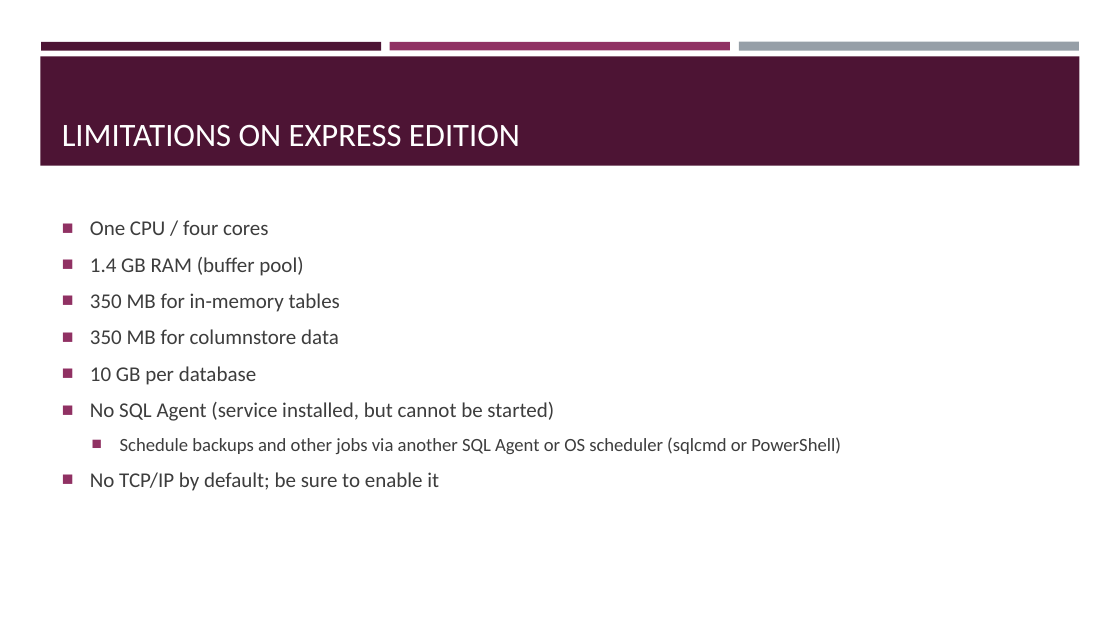
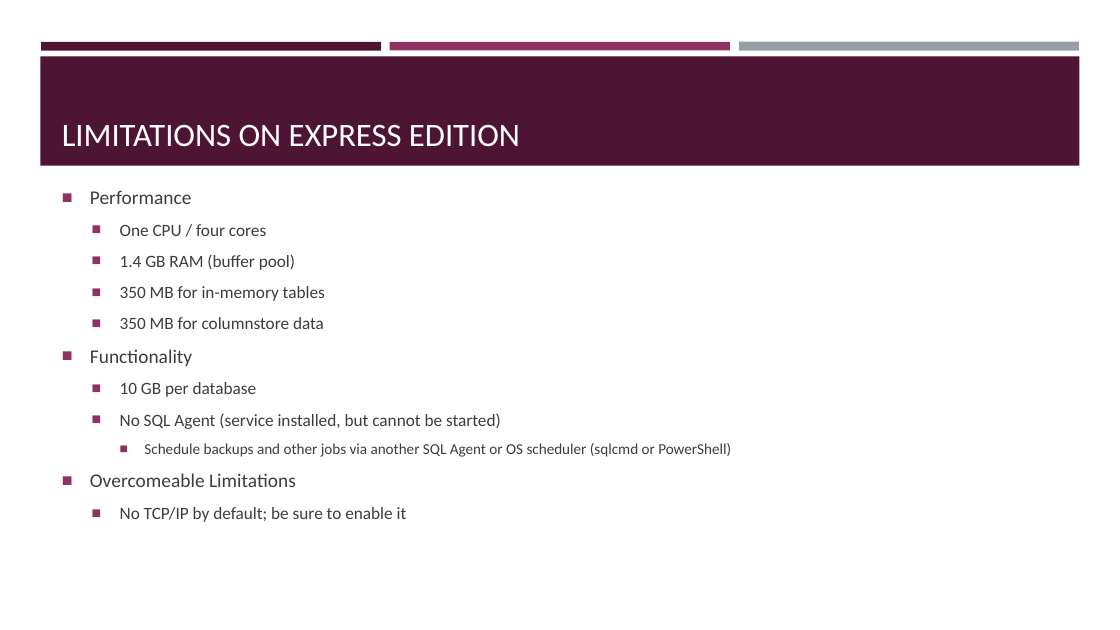
Before and after one commit to sqltran/SevenAwesomeSQLFeatures, a slide deck: slide 5 of AwesomeFreeSQLServerFeatures.pptx. Drawn at 1120x630 pixels with LibreOffice and Linux fonts; fonts in the diff are those of the drawing. Boxes give left, top, right and bottom in pixels: in the first picture for what was removed or moved away, otherwise in the second. Text is boxed around its words. In the diff, an @@ line names an element or a change of style, - is before the commit and + after.

Commit message:
Minor organization of limitations slide.

```diff
--- a/AwesomeFreeSQLServerFeatures.pptx
+++ b/AwesomeFreeSQLServerFeatures.pptx
@@ text at <box>90,190,192,204</box>: paragraph added @@
+■ Performance
@@ text at <box>120,224,731,522</box>: size 18 to 14.8 pt in "One CPU / four cores", "1.4 GB RAM (buffer pool)", "350 MB for in-memory tables", "350 MB for columnstore data" and 3 more places; size 16 to 12.9 pt in "Schedule backups and other jobs via another ..."; list level 1 to 2 in "One CPU / four cores"; list level 1 to 2 in "1.4 GB RAM (buffer pool)"; list level 1 to 2 in "350 MB for in-memory tables"; list level 1 to 2 in "350 MB for columnstore data"; list level 1 to 2 in "10 GB per database"; list level 1 to 2 in "No SQL Agent (service installed, ..."; list level 2 to 3 in "Schedule backups and other jobs ..."; list level 1 to 2 in "No TCP/IP by default; be ..." @@
@@ text at <box>90,349,192,366</box>: paragraph added @@
+■ Functionality
@@ text at <box>90,473,296,487</box>: paragraph added @@
+■ Overcomeable Limitations
```
